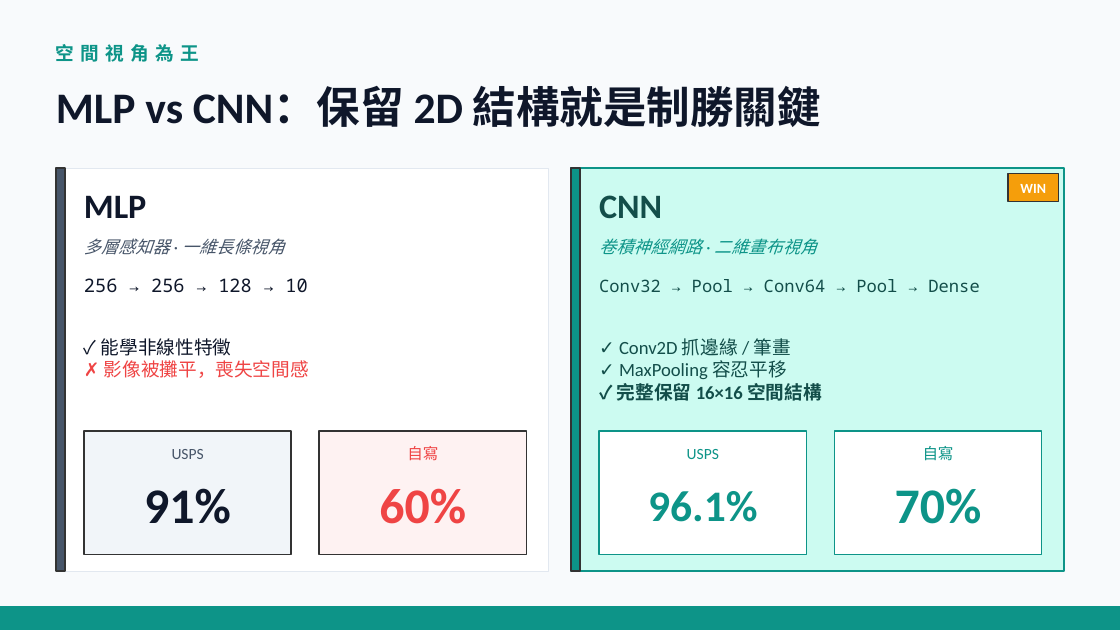
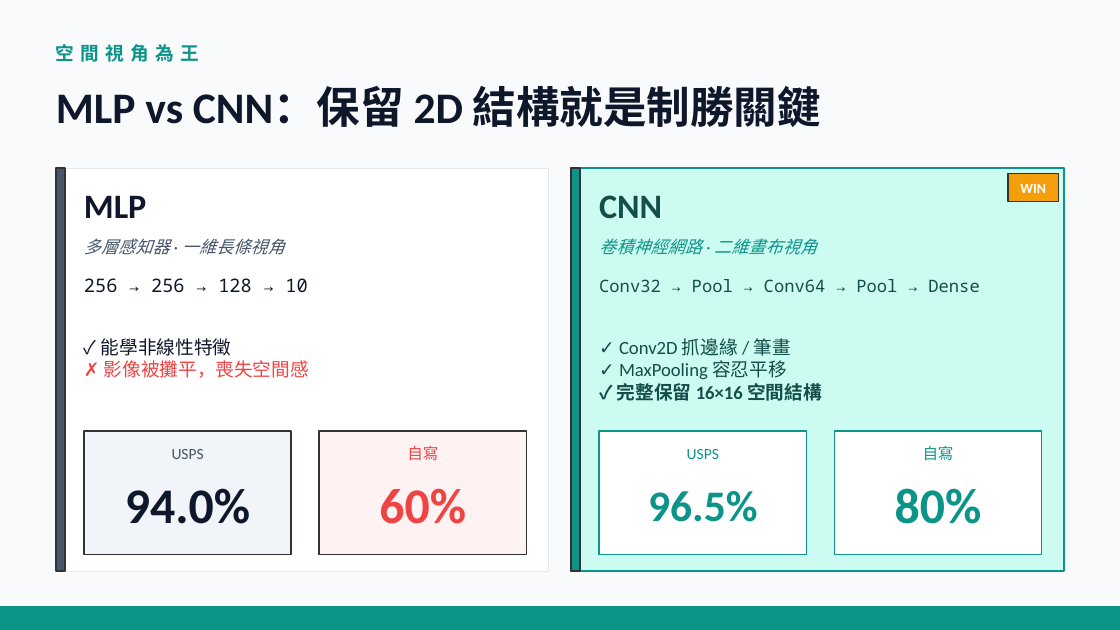
Before and after one commit to ericadgjl-huang/Handwriting_Recognition, a slide deck: slide 8 of hw2_handwriting 簡報.pptx. Drawn at 1120x630 pixels with LibreOffice and Linux fonts; fonts in the diff are those of the drawing. Boxes give left, top, right and bottom in pixels: in the first picture for what was removed or moved away, otherwise in the second. Text is boxed around its words. In the diff, an @@ line names an element or a change of style, - is before the commit and + after.

```diff
--- a/hw2_handwriting 簡報.pptx
+++ b/hw2_handwriting 簡報.pptx
@@ text at bbox=[125, 488, 250, 524]: text changed @@
-91%
+94.0%
@@ text at bbox=[648, 491, 757, 522]: text changed @@
-96.1%
+96.5%
@@ text at bbox=[895, 488, 982, 524]: text changed @@
-70%
+80%
```
Also in this commit, not shown: 6 other slides changed, 1 other file.
